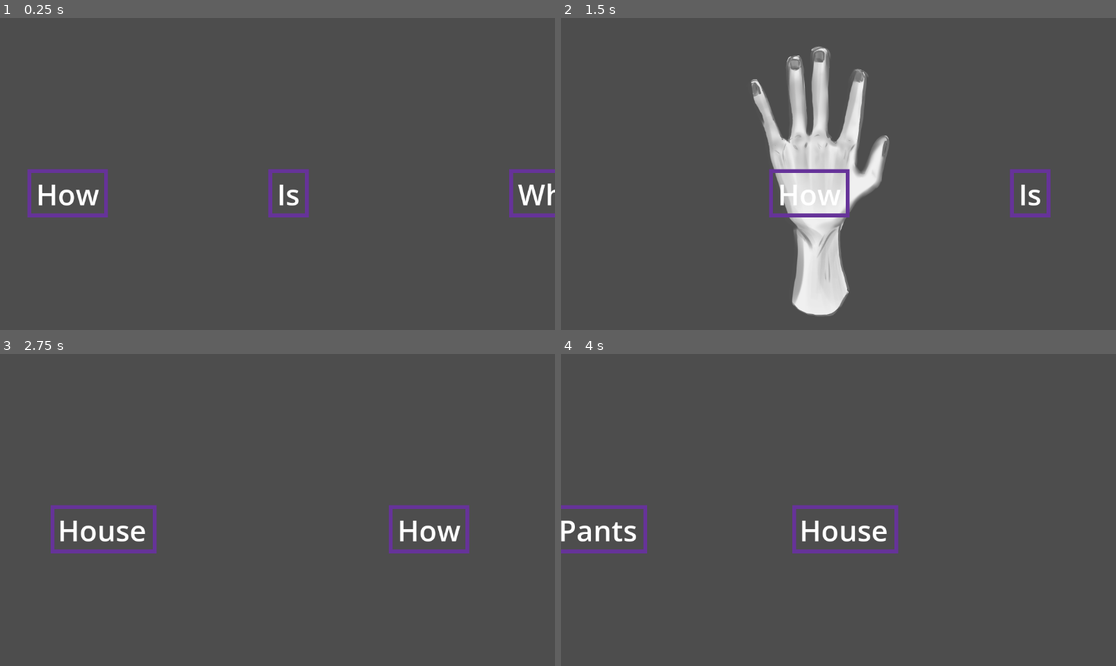
Above: before the commit, frames 1-4 (two rows, left to right).
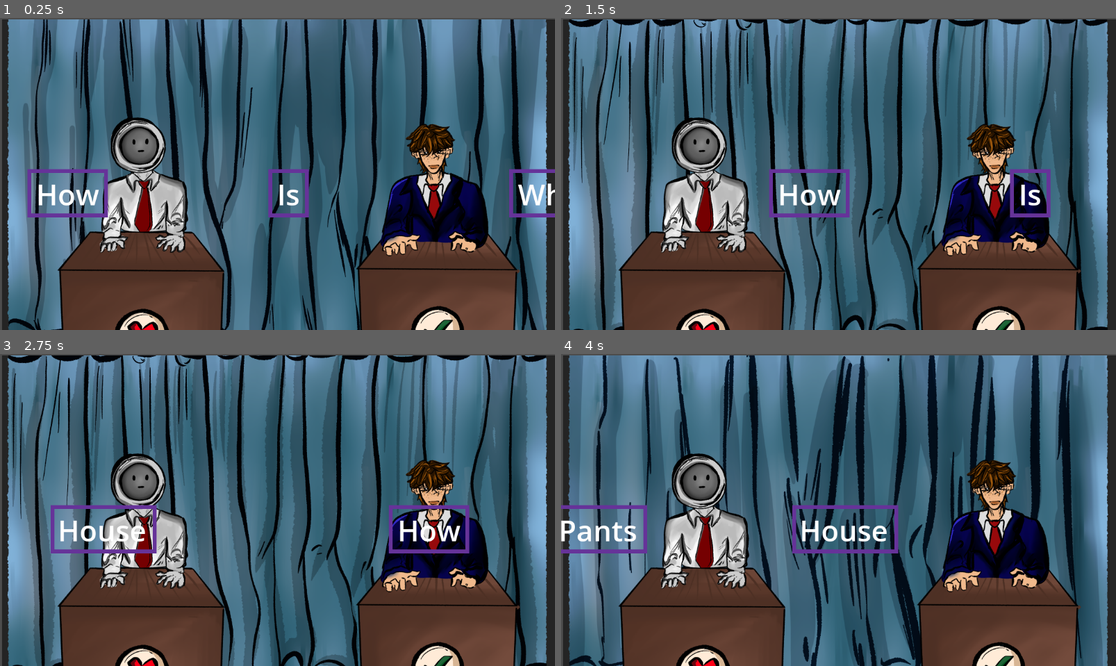
Above: after the commit, the same moments.

Repository: bunnybunnybun/AI-Takeover
Game: Godot game, scene res://scenes/main.tscn
Two runs of this game, one before a commit and one after it. Both use one fixed random seed, a clock stepped at 60 frames per second and the inputs below. This scene is started directly instead of the project's main scene. The engine's default icon, where the game draws it, is replaced by a stand-in: a white triangle on a blue panel in a dark square.
Inputs (mouse positions are in pixels of both pictures, inside the frame that each line leads up to):
- Up to frame 1 (0.25 s): no input
- Up to frame 2 (1.5 s): tap Enter (ui_accept) at 0.5, 0.77 s; move the mouse to (960, 158) at 0.52 s; hold Tab (telegraph_button) 0.53-1.28 s; click (960, 158) at 0.67 s; move the mouse to (727, 189) at 1.27 s; tap Tab (telegraph_button) at 1.35 s; click (727, 189) at 1.42 s
- Up to frame 3 (2.75 s): tap Enter (ui_accept) at 1.52 s; move the mouse to (333, 441) at 2.02 s; hold Tab (telegraph_button) from 2.03 s (still down); click (333, 441) at 2.17 s
- Up to frame 4 (4 s): move the mouse to (810, 572) at 2.77 s; release Tab (telegraph_button) at 2.78 s; tap Tab (telegraph_button) at 2.85 s; click (810, 572) at 2.92 s; tap Enter (ui_accept) at 3.02, 3.77 s; move the mouse to (1005, 556) at 3.52 s; hold Tab (telegraph_button) from 3.53 s (still down); click (1005, 556) at 3.67 s

The runs differ from the first frame. In frame 1, 97% of the frame differs, in the area x 0-100%, y 0-100%; in frame 2, 97%; in frame 3, 96%; in frame 4, 96%.

Commit message:
added background animation

Diff:
--- /dev/null
+++ b/ai-takeover/background_elections.tscn
@@ -0,0 +1,67 @@
+[gd_scene format=3 uid="uid://brx3uxf64o48t"]
+
+[ext_resource type="Texture2D" uid="uid://dldbw5fijux6q" path="res://images/election_main/Illustration53 (2).png" id="1_8h78q"]
+[ext_resource type="Texture2D" uid="uid://dniuir203h7hd" path="res://images/election_main/Illustration53 (3).png" id="2_d75al"]
+[ext_resource type="Texture2D" uid="uid://1txl45b88hgl" path="res://images/election_main/Illustration53 (4).png" id="3_p28mv"]
+[ext_resource type="Texture2D" uid="uid://dwyud4p30lwjn" path="res://images/election_main/Illustration53.png" id="4_231sa"]
+[ext_resource type="Texture2D" uid="uid://bqidouutqa0xw" path="res://images/election_main/Illustration53 (1).png" id="5_d75al"]
+
+[sub_resource type="SpriteFrames" id="SpriteFrames_nvk4i"]
+animations = [{
+"frames": [{
+"duration": 1.0,
+"texture": ExtResource("1_8h78q")
+}, {
+"duration": 1.0,
+"texture": ExtResource("2_d75al")
+}, {
+"duration": 1.0,
+"texture": ExtResource("3_p28mv")
+}],
+"loop": true,
+"name": &"curtains",
+"speed": 2.0
+}]
+
+[sub_resource type="SpriteFrames" id="SpriteFrames_skdhk"]
+animations = [{
+"frames": [{
+"duration": 1.0,
+"texture": ExtResource("4_231sa")
+}],
+"loop": true,
+"name": &"elections",
+"speed": 5.0
+}]
+
+[sub_resource type="SpriteFrames" id="SpriteFrames_p28mv"]
+animations = [{
+"frames": [{
+"duration": 1.0,
+"texture": ExtResource("5_d75al")
+}],
+"loop": true,
+"name": &"default",
+"speed": 5.0
+}]
+
+[node name="Node2D" type="Node2D" unique_id=1823685871]
+
+[node name="AnimatedSprite2D" type="AnimatedSprite2D" parent="." unique_id=1166874940]
+position = Vector2(580, 327)
+scale = Vector2(0.5, 0.5)
+sprite_frames = SubResource("SpriteFrames_nvk4i")
+animation = &"curtains"
+autoplay = "curtains"
+frame_progress = 0.6395554
+
+[node name="AnimatedSprite2D2" type="AnimatedSprite2D" parent="." unique_id=1832229581]
+position = Vector2(582, 327)
+scale = Vector2(0.5, 0.5)
+sprite_frames = SubResource("SpriteFrames_skdhk")
+animation = &"elections"
+
+[node name="AnimatedSprite2D3" type="AnimatedSprite2D" parent="." unique_id=2127763042]
+position = Vector2(578, 330)
+scale = Vector2(0.5, 0.5)
+sprite_frames = SubResource("SpriteFrames_p28mv")
--- /dev/null
+++ b/ai-takeover/node_2d.tscn
@@ -0,0 +1,3 @@
+[gd_scene format=3 uid="uid://csxu3b8kfi5oh"]
+
+[node name="Node2D" type="TextureButton" unique_id=2002258582]
--- a/ai-takeover/scenes/main.tscn
+++ b/ai-takeover/scenes/main.tscn
@@ -4,6 +4,7 @@
 [ext_resource type="PackedScene" uid="uid://ddl6tvnuar0i7" path="res://scenes/main_menu.tscn" id="2_sugp2"]
 [ext_resource type="PackedScene" uid="uid://b4t8lkx0h57yd" path="res://scenes/word_push.tscn" id="3_jyhfs"]
 [ext_resource type="PackedScene" uid="uid://omny4bnx80le" path="res://scenes/river.tscn" id="4_jyhfs"]
+[ext_resource type="PackedScene" uid="uid://brx3uxf64o48t" path="res://background_elections.tscn" id="5_tbgi4"]
 
 [node name="main" type="Node2D" unique_id=1916585667]
 script = ExtResource("1_o5qli")
@@ -16,3 +17,5 @@
 scale = Vector2(0.5, 0.5)
 
 [node name="River" parent="." unique_id=256900186 instance=ExtResource("4_jyhfs")]
+
+[node name="Node2D" parent="." unique_id=1823685871 instance=ExtResource("5_tbgi4")]
--- a/ai-takeover/scenes/main_menu.tscn
+++ b/ai-takeover/scenes/main_menu.tscn
@@ -1,7 +1,7 @@
 [gd_scene format=3 uid="uid://ddl6tvnuar0i7"]
 
 [ext_resource type="Texture2D" uid="uid://cawyt4qo1bc5d" path="res://icon.svg" id="1_ekxnf"]
-[ext_resource type="Texture2D" uid="uid://clps3td1hnds0" path="res://images/Animation_0000.png" id="2_8ln24"]
+[ext_resource type="Texture2D" uid="uid://clps3td1hnds0" path="res://images/hand/Animation_0000.png" id="2_8ln24"]
 [ext_resource type="Script" uid="uid://0qgfs5uw3bn1" path="res://scripts/quit.gd" id="2_bqqt6"]
 [ext_resource type="Script" uid="uid://df61x37rfu7v8" path="res://scripts/play.gd" id="2_wu84c"]
 
@@ -10,6 +10,10 @@
 anchors_preset = 15
 anchor_right = 1.0
 anchor_bottom = 1.0
+offset_left = 264.0
+offset_top = -4.0
+offset_right = 264.0
+offset_bottom = -4.0
 grow_horizontal = 2
 grow_vertical = 2
 
--- a/ai-takeover/scripts/word_push.gd
+++ b/ai-takeover/scripts/word_push.gd
@@ -16,4 +16,5 @@
 		animated_sprite_2d.frame = 0
 		animated_sprite_2d.play("hand_grab")
 		await animated_sprite_2d.animation_finished
+		await get_tree().create_timer(0.3).timeout
 		visible = false
Binary file added: ai-takeover/images/election_main/Illustration53 (1).png
Not shown, added: ai-takeover/images/election_main/Illustration53 (1).png.import
Binary file added: ai-takeover/images/election_main/Illustration53 (2).png
Not shown, added: ai-takeover/images/election_main/Illustration53 (2).png.import
Binary file added: ai-takeover/images/election_main/Illustration53 (3).png
Not shown, added: ai-takeover/images/election_main/Illustration53 (3).png.import
Binary file added: ai-takeover/images/election_main/Illustration53 (4).png
Not shown, added: ai-takeover/images/election_main/Illustration53 (4).png.import
Binary file added: ai-takeover/images/election_main/Illustration53.png
Not shown, added: ai-takeover/images/election_main/Illustration53.png.import
